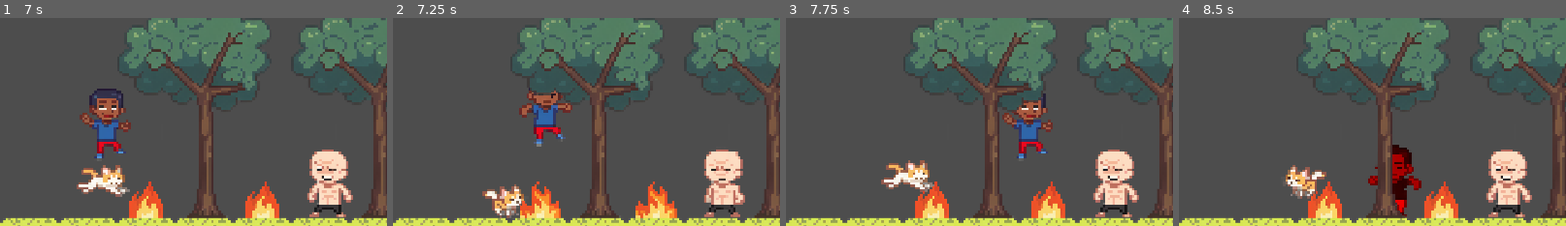
Above: before the commit, frames 1-4 (left to right).
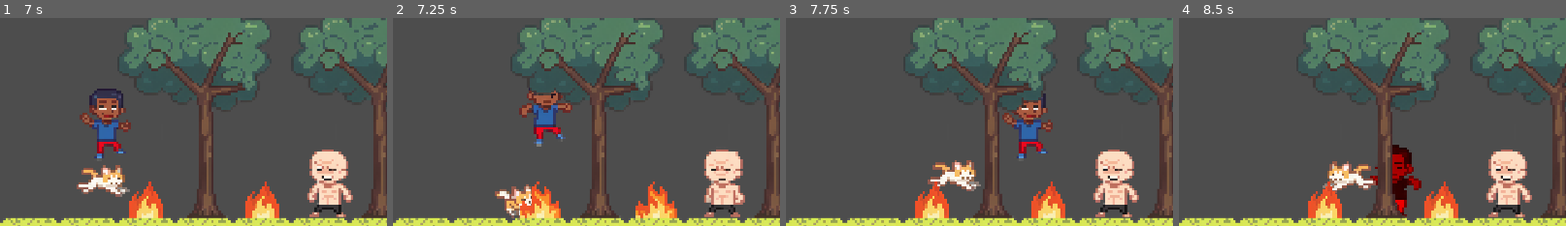
Above: after the commit, the same moments.

Repository: codenergy-dev/maricagamesjam2025_codenergy
Game: Godot game, scene res://scenes/game.tscn
Same seed, same stepped clock (60 frames per second), same inputs: the game is played once before the commit and once after it. The engine's default icon, where the game draws it, is replaced by a stand-in: a white triangle on a blue panel in a dark square.
Inputs:
- Up to frame 1 (7 s): tap Enter (ui_accept) at 0.5, 0.77, 1.52, 3.02, 3.77, 4.52, 6.02, 6.77 s; hold Right (ui_right) 0.53-2.03 s; hold Left (ui_left) 2.03-4.28 s; hold Right (ui_right) from 4.28 s (still down)
- Up to frame 2 (7.25 s): keep holding Right (ui_right)
- Up to frame 3 (7.75 s): keep holding Right (ui_right); tap Enter (ui_accept) at 7.52 s
- Up to frame 4 (8.5 s): release Right (ui_right) at 8.03 s; hold Left (ui_left) from 8.03 s (still down)
The pictures show only the part of the screen within x 27-77%, y 19-69%; the shares and areas given below are measured in that part.

Frame 1 is identical in both runs. In frame 2, 1.2% of the frame differs, in the area x 23-36%, y 80-97%; in frame 3, 2.5%, in the area x 24-51%, y 68-84%; in frame 4, 2.2%.

Commit message:
Rename tackle 2d physics layer to hitbox

Diff:
--- a/godot/project.godot
+++ b/godot/project.godot
@@ -30,7 +30,7 @@
 2d_physics/layer_1="scene"
 2d_physics/layer_2="player"
 2d_physics/layer_3="follow_player"
-2d_physics/layer_4="tackle"
+2d_physics/layer_4="hitbox"
 2d_physics/layer_5="enemy"
 2d_physics/layer_6="projectile"
 2d_physics/layer_7="collectable"
--- a/godot/scenes/level_1_1.tscn
+++ b/godot/scenes/level_1_1.tscn
@@ -46,7 +46,7 @@
 
 [sub_resource type="TileSet" id="TileSet_hpwl4"]
 tile_size = Vector2i(192, 192)
-physics_layer_0/collision_layer = 1
+physics_layer_0/collision_layer = 8
 physics_layer_0/collision_mask = 2
 sources/1 = SubResource("TileSetAtlasSource_y2kk7")
 
--- a/godot/scenes/player.tscn
+++ b/godot/scenes/player.tscn
@@ -93,7 +93,7 @@
 
 [node name="Player" type="CharacterBody2D" groups=["player"]]
 collision_layer = 2
-collision_mask = 41
+collision_mask = 9
 script = ExtResource("1_g2els")
 
 [node name="AnimatedSprite2D" type="AnimatedSprite2D" parent="."]
@@ -114,7 +114,7 @@
 
 [node name="Knockback" type="Area2D" parent="."]
 collision_layer = 2
-collision_mask = 41
+collision_mask = 8
 script = ExtResource("3_qhqgy")
 
 [node name="CollisionShape2D" type="CollisionShape2D" parent="Knockback"]
--- a/godot/scenes/projectile.tscn
+++ b/godot/scenes/projectile.tscn
@@ -7,7 +7,7 @@
 radius = 32.0
 
 [node name="Projectile" type="RigidBody2D" groups=["hitbox"]]
-collision_layer = 32
+collision_layer = 8
 collision_mask = 3
 contact_monitor = true
 max_contacts_reported = 2
